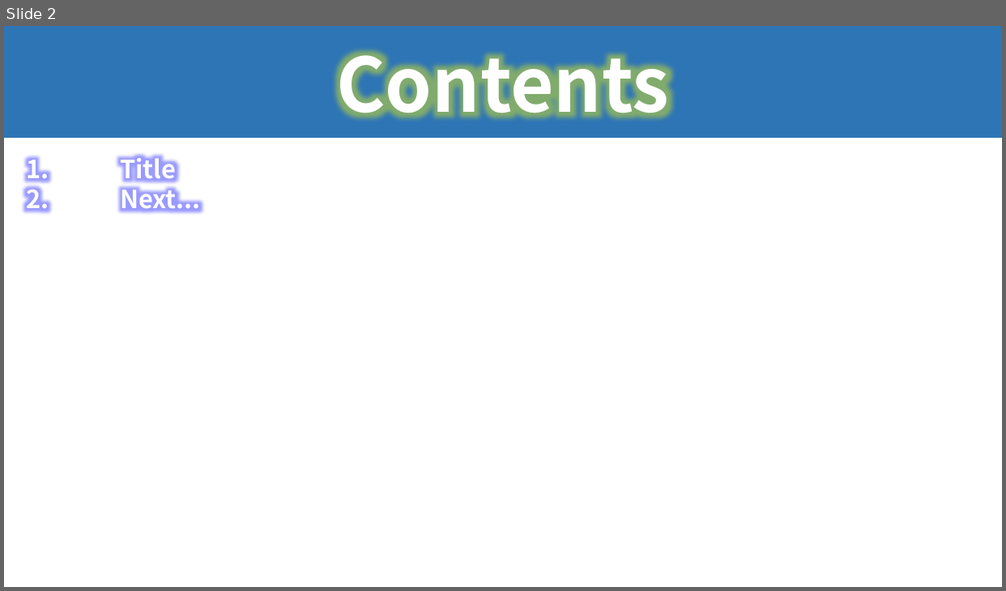
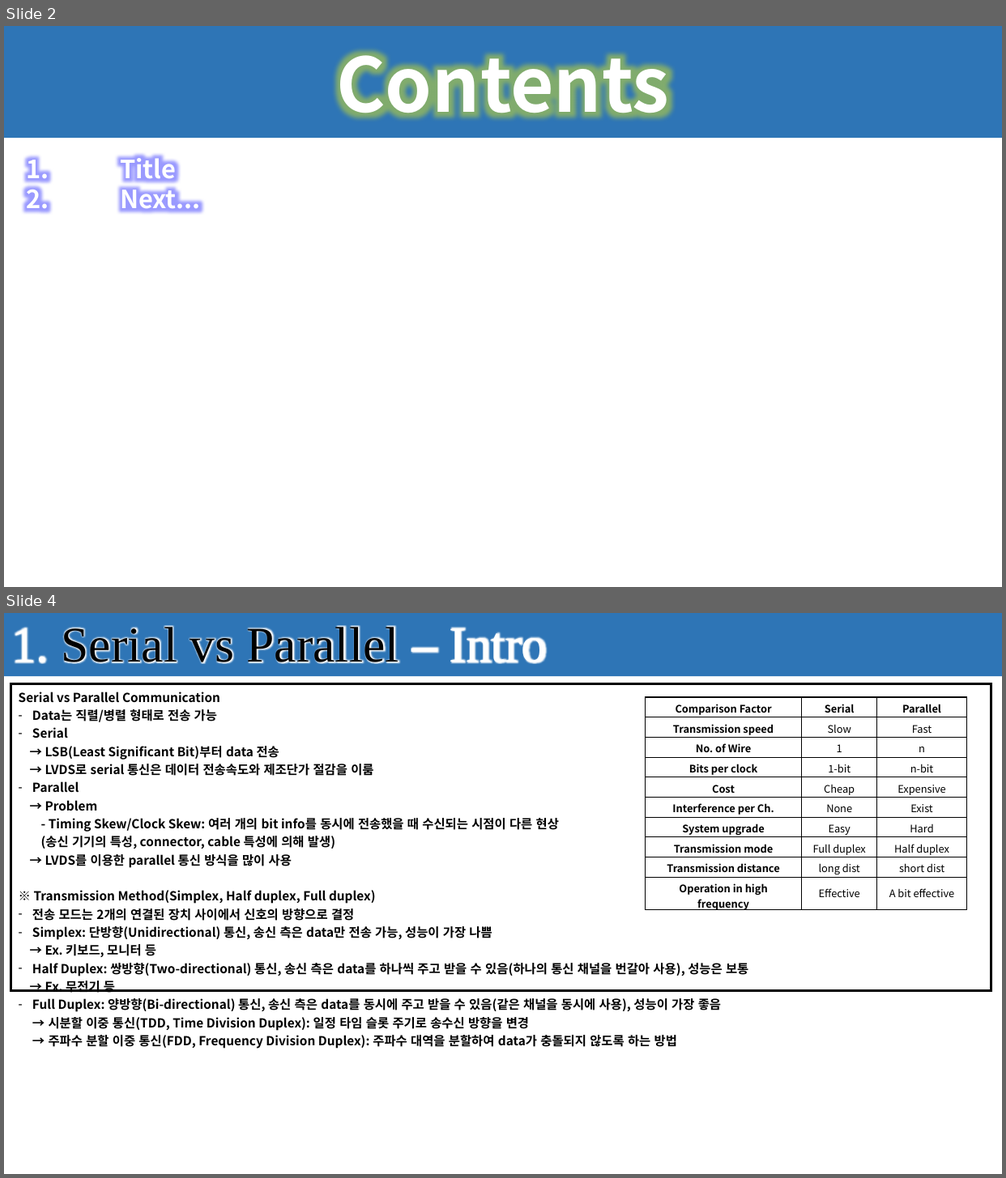
Before and after one commit to seonghokim/Study, a slide deck: Study Material/Firmware Explanation.pptx. Shown one above the other, each under a label of ours: slide 2 before the commit, slides 2 and 4 after it; the slides between them are not shown. The pictures are 1006x591 and 1006x1178 pixels, drawn with LibreOffice and Linux fonts; fonts in the diff are those of the drawing. Boxes give left, top, right and bottom in pixels: in the first picture for what was removed or moved away, otherwise in the second. Text is boxed around its words. In the diff, an @@ line names an element or a change of style, - is before the commit and + after.

```diff
--- a/Study Material/Firmware Explanation.pptx
+++ b/Study Material/Firmware Explanation.pptx
@@ slide 4 added at box(4, 613, 1002, 1174), background #FFFFFF @@
@@ rectangle added at box(4, 613, 1002, 676), fill #404040 @@
@@ rectangle added at box(4, 613, 1002, 677), fill #2E75B6, 48 pt, text #000000 @@
+1. Serial vs Parallel – Intro
@@ table added at box(10, 684, 991, 1052), 1 rows, 1 columns @@
+Serial vs Parallel Communication / Data는 직렬/병렬 형태로 전송 가능 / Serial / → LSB(Least Significant Bit)부터 data 전송 / → LVDS로 serial 통신은 데이터 전송속도와 제조단가 절감을 이룸 / Parallel / → Problem / - Timing Skew/Clock Skew: 여러 개의 bit info를 동시에 전송했을 때 수신되는 시점이 다른 현상 / (송신 기기의 특성, connector, cable 특성에 의해 발생) / → LVDS를 이용한 parallel 통신 방식을 많이 사용 / ※ Transmission Method(Simplex, Half duplex, Full duplex) / 전송 모드는 2개의 연결된 장치 사이에서 신호의 방향으로 결정 / Simplex: 단방향(Unidirectional) 통신, 송신 측은 data만 전송 가능, 성능이 가장 나쁨 / → Ex. 키보드, 모니터 등 / Half Duplex: 쌍방향(Two-directional) 통신, 송신 측은 data를 하나씩 주고 받을 수 있음(하나의 통신 채널을 번갈아 사용), 성능은 보통 / → Ex. 무전기 등 / Full Duplex: 양방향(Bi-directional) 통신, 송신 측은 data를 동시에 주고 받을 수 있음(같은 채널을 동시에 사용), 성능이 가장 좋음 / → 시분할 이중 통신(TDD, Time Division Duplex): 일정 타임 슬롯 주기로 송수신 방향을 변경 / → 주파수 분할 이중 통신(FDD, Frequency Division Duplex): 주파수 대역을 분할하여 data가 충돌되지 않도록 하는 방법
@@ table added at box(645, 697, 967, 914), 10 rows, 3 columns @@
+Comparison Factor | Serial | Parallel
+Transmission speed | Slow | Fast
+No. of Wire | 1 | n
+Bits per clock | 1-bit | n-bit
+Cost | Cheap | Expensive
+Interference per Ch. | None | Exist
+System upgrade | Easy | Hard
+Transmission mode | Full duplex | Half duplex
+Transmission distance | long dist | short dist
+Operation in high frequency | Effective | A bit effective
```
Also in this commit, not shown: 10 other slides added.
